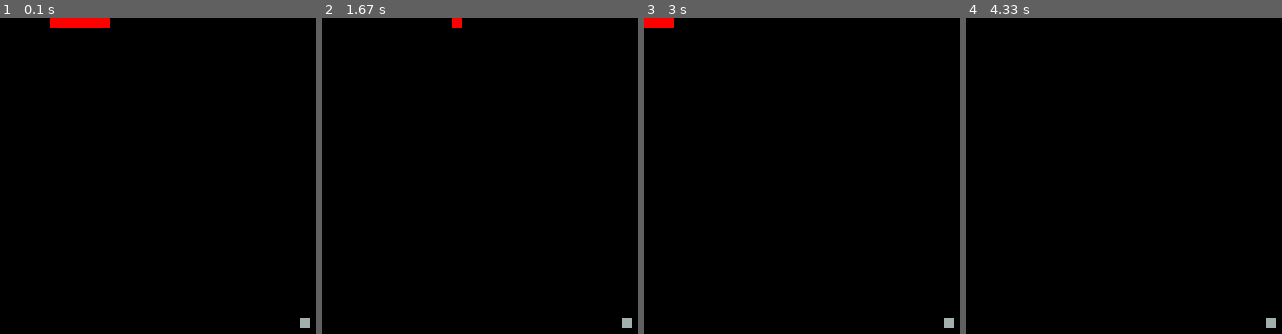
Above: before the commit, frames 1-4 (left to right).
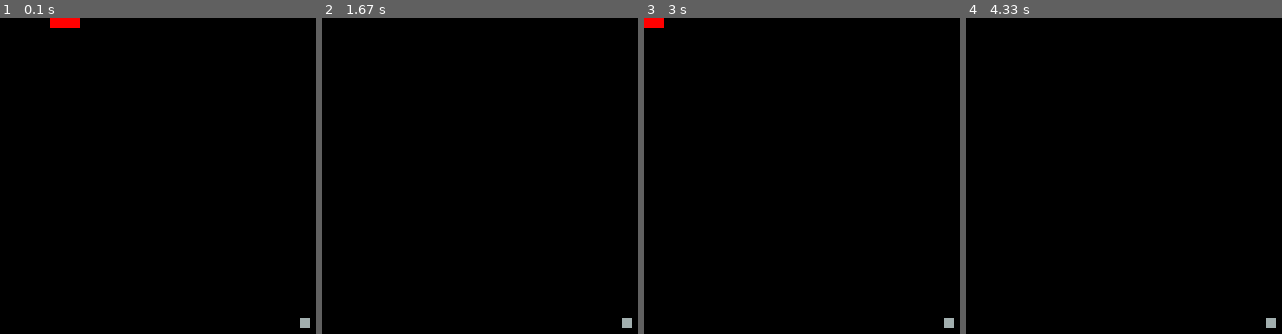
Above: after the commit, the same moments.

Repository: ERockZ/hackalytix-pygame
Game: pygame game, started from Application.py
Two runs of this game, one before a commit and one after it. Both use one fixed random seed, a clock stepped at 60 frames per second and the inputs below.
Inputs:
- Up to frame 1 (0.1 s): no input
- Up to frame 2 (1.67 s): hold Right 0.33-0.8 s; hold Up 0.83-1.13 s
- Up to frame 3 (3 s): hold Left 1.67-2.2 s; hold Down 2.23-2.53 s; hold Left 2.57-2.97 s
- Up to frame 4 (4.33 s): hold Up 3-3.37 s

The runs differ from the first frame. In frame 1, 0.3% of the frame differs, in the area x 25-35%, y 0-4%; in frame 2, 0.1%; in frame 3, 0.1%; in frame 4, nothing differs.

Commit message:
check colision function added to snake

Diff:
--- a/Application.py
+++ b/Application.py
@@ -16,12 +16,9 @@
 class Snake:
     def __init__(self):
         self.body = [
-            Box(50, 0, (255, 0, 0)),
+            Box(70, 0, (255, 0, 0)),
             Box(60, 0, (255, 0, 0)),
-            Box(70, 0, (255, 0, 0)),
-            Box(80, 0, (255, 0, 0)),
-            Box(90, 0, (255, 0, 0)),
-            Box(100, 0, (255, 0, 0))
+            Box(50, 0, (255, 0, 0))
         ]
         self.velocity = 10
 
@@ -29,62 +26,50 @@
         for box in self.body:
             box.draw(window)
 
+    def drag_tail(self, pred_x, pred_y):
+        for i in range(1, len(self.body)):
+            curr_pos_x = self.body[i].x
+            curr_pos_y = self.body[i].y
+            self.body[i].x = pred_x
+            self.body[i].y = pred_y
+            pred_x = curr_pos_x
+            pred_y = curr_pos_y
+
     def move_left(self):
         predecessor_pos_x = self.body[0].x
         predecessor_pos_y = self.body[0].y
         self.body[0].x -= 10
-        for i in range(1, len(self.body)):
-
-            curr_pos_x = self.body[i].x
-            curr_pos_y = self.body[i].y
-            self.body[i].x = predecessor_pos_x
-            self.body[i].y = predecessor_pos_y
-            predecessor_pos_x = curr_pos_x
-            predecessor_pos_y = curr_pos_y
-
+        self.drag_tail(predecessor_pos_x, predecessor_pos_y)
 
     def move_right(self):
         predecessor_pos_x = self.body[0].x
         predecessor_pos_y = self.body[0].y
         self.body[0].x += 10
-        for i in range(1, len(self.body)):
-
-            curr_pos_x = self.body[i].x
-            curr_pos_y = self.body[i].y
-            self.body[i].x = predecessor_pos_x
-            self.body[i].y = predecessor_pos_y
-            predecessor_pos_x = curr_pos_x
-            predecessor_pos_y = curr_pos_y
+        self.drag_tail(predecessor_pos_x, predecessor_pos_y)
 
     def move_up(self):
         predecessor_pos_x = self.body[0].x
         predecessor_pos_y = self.body[0].y
         self.body[0].y -= 10
-        for i in range(1, len(self.body)):
-
-            curr_pos_x = self.body[i].x
-            curr_pos_y = self.body[i].y
-            self.body[i].x = predecessor_pos_x
-            self.body[i].y = predecessor_pos_y
-            predecessor_pos_x = curr_pos_x
-            predecessor_pos_y = curr_pos_y
+        self.drag_tail(predecessor_pos_x, predecessor_pos_y)
 
     def move_down(self):
         predecessor_pos_x = self.body[0].x
         predecessor_pos_y = self.body[0].y
         self.body[0].y += 10
-        for i in range(1, len(self.body)):
+        self.drag_tail(predecessor_pos_x, predecessor_pos_y)
 
-            curr_pos_x = self.body[i].x
-            curr_pos_y = self.body[i].y
-            self.body[i].x = predecessor_pos_x
-            self.body[i].y = predecessor_pos_y
-            predecessor_pos_x = curr_pos_x
-            predecessor_pos_y = curr_pos_y
+    def check_collision(self, box):
+        for el in self.body:
+            if el.x == box.x and el.y == box.y:
+                return True
+        return False
+
 
 class Food:
     def __init__(self, x, y, color):
         self.body = Box(x, y, color)
+
 
 class Application(object):
 
@@ -175,8 +160,8 @@
         self.draw_food()
         self.draw_snake()
 
-        #if self.check_food_touched():
-        #    self.food = self.spawn_food()
+        if self.snake.check_collision(self.food.body):
+            self.food = self.spawn_food()
 
 
 if __name__ == "__main__":
